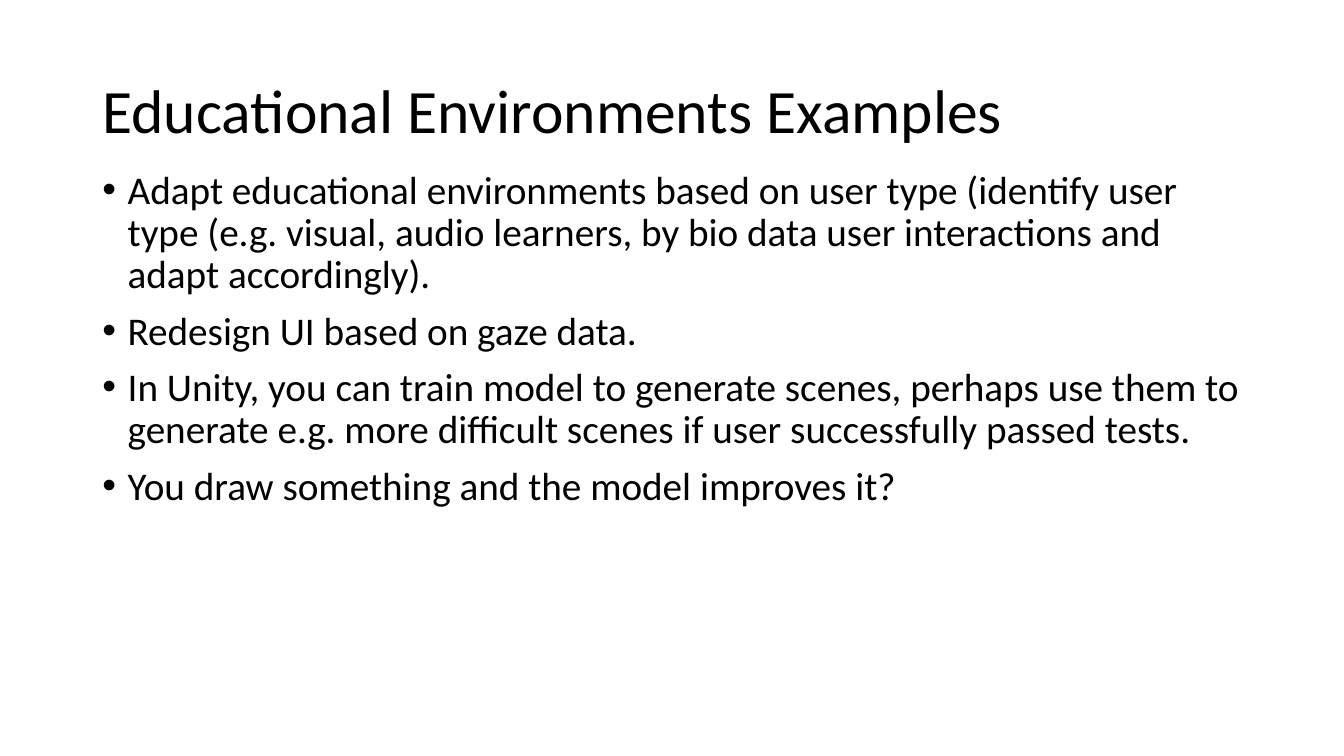
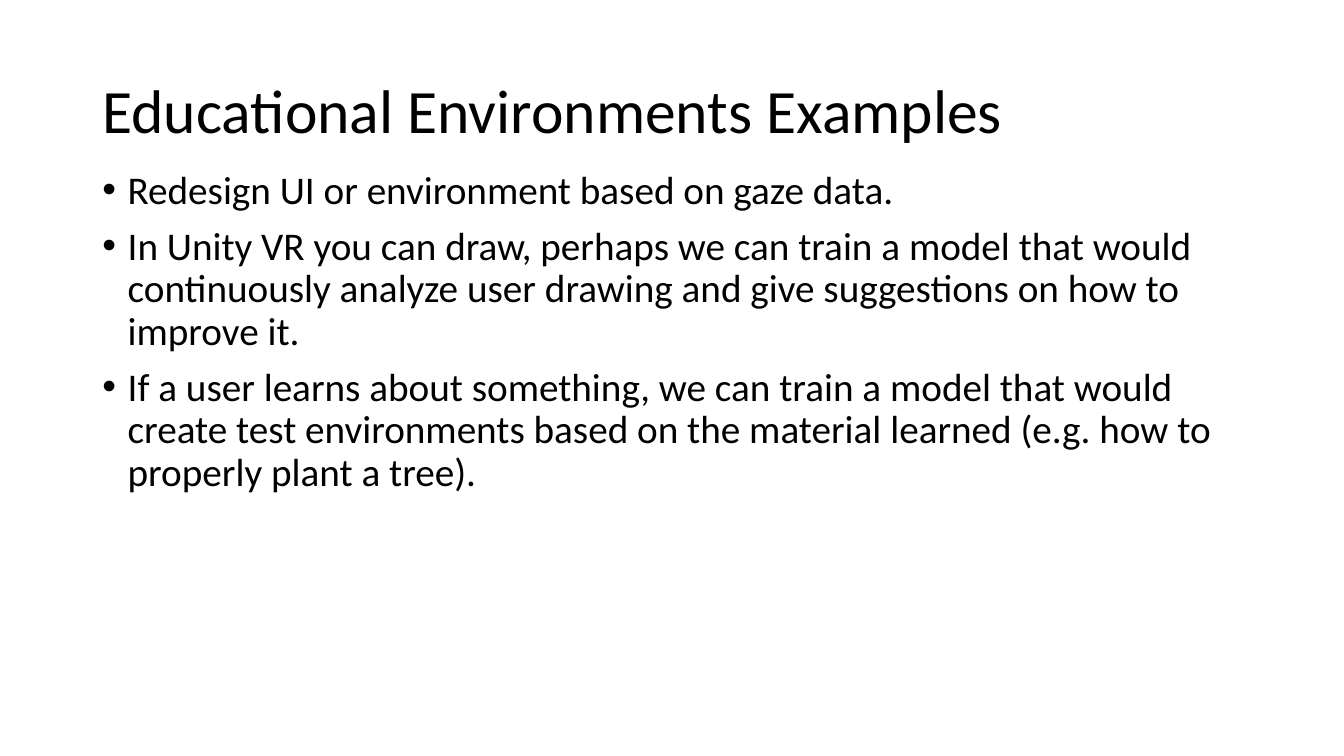
Before and after one commit to ztsv-av/xr_ml, a slide deck: slide 11 of unity-vs-unreal.pptx. Drawn at 1344x756 pixels with LibreOffice and Linux fonts; fonts in the diff are those of the drawing. Boxes give left, top, right and bottom in pixels: in the first picture for what was removed or moved away, otherwise in the second. Text is boxed around its words. In the diff, an @@ line names an element or a change of style, - is before the commit and + after.

```diff
--- a/unity-vs-unreal.pptx
+++ b/unity-vs-unreal.pptx
@@ text at box(128, 176, 1210, 493): text changed @@
-• Adapt educational environments based on user type (identify user type (e.g. visual, audio learners, by bio data user interactions and adapt accordingly).
-• Redesign UI based on gaze data.
-• In Unity, you can train model to generate scenes, perhaps use them to generate e.g. more difficult scenes if user successfully passed tests.
-• You draw something and the model improves it?
+• Redesign UI or environment based on gaze data.
+• In Unity VR you can draw, perhaps we can train a model that would continuously analyze user drawing and give suggestions on how to improve it.
+• If a user learns about something, we can train a model that would create test environments based on the material learned (e.g. how to properly plant a tree).
```
Also in this commit, not shown: 7 other slides changed.
